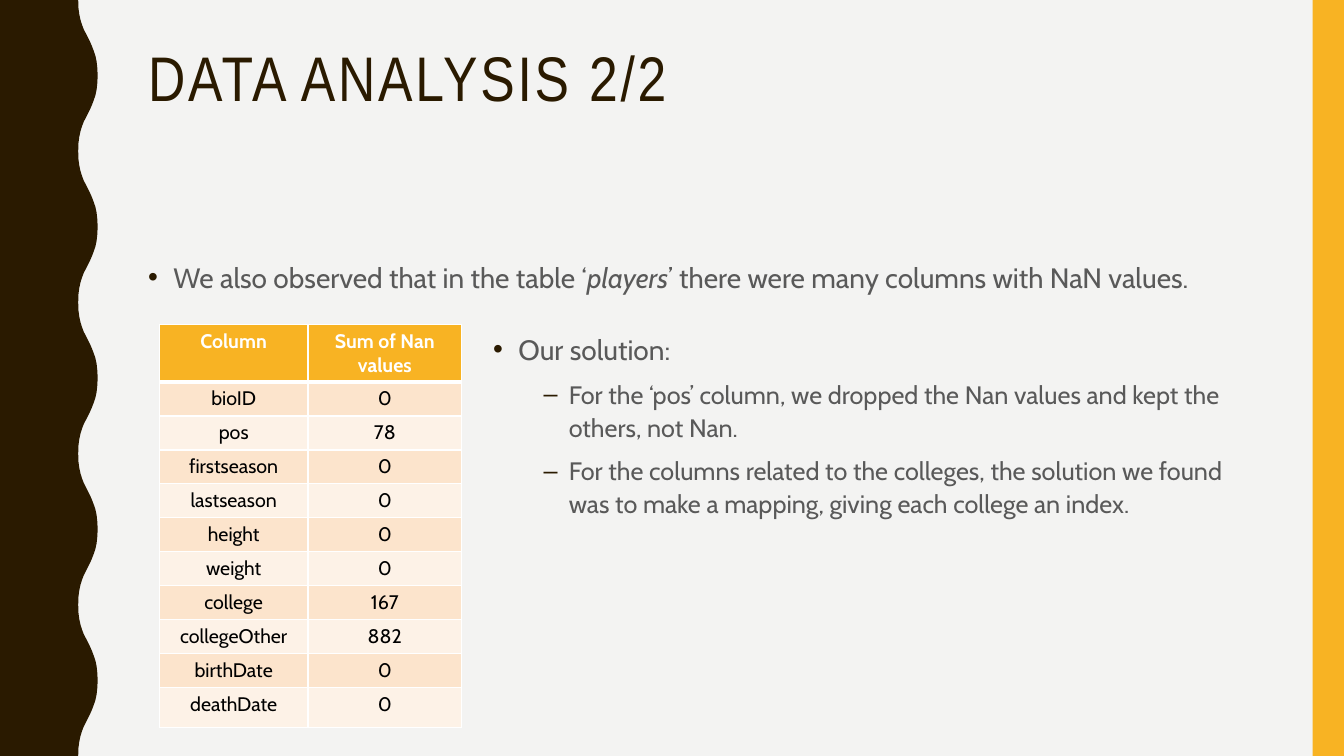
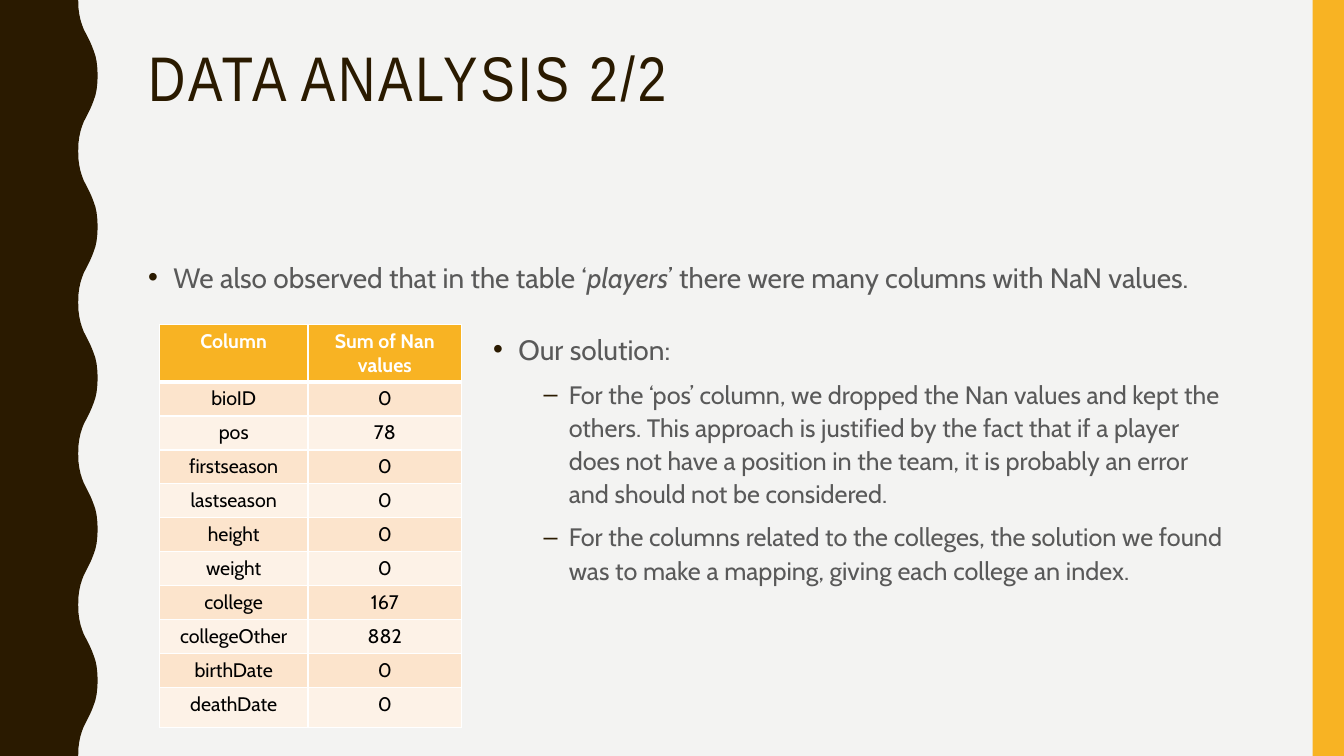
Before and after one commit to afs202005277/AC, a slide deck: slide 16 of ppt projeto.pptx. Drawn at 1344x756 pixels with LibreOffice and Linux fonts; fonts in the diff are those of the drawing. Boxes give left, top, right and bottom in pixels: in the first picture for what was removed or moved away, otherwise in the second. Text is boxed around its words. In the diff, an @@ line names an element or a change of style, - is before the commit and + after.

```diff
--- a/ppt projeto.pptx
+++ b/ppt projeto.pptx
@@ text at [569,385,1219,503]: text changed @@
-  – For the ‘pos’ column, we dropped the Nan values and kept the others, not Nan.
+  – For the ‘pos’ column, we dropped the Nan values and kept the others. This approach is justified by the fact that if a player does not have a position in the team, it is probably an error and should not be considered.
```
Also in this commit, not shown: 3 other slides changed, 4 other files.
